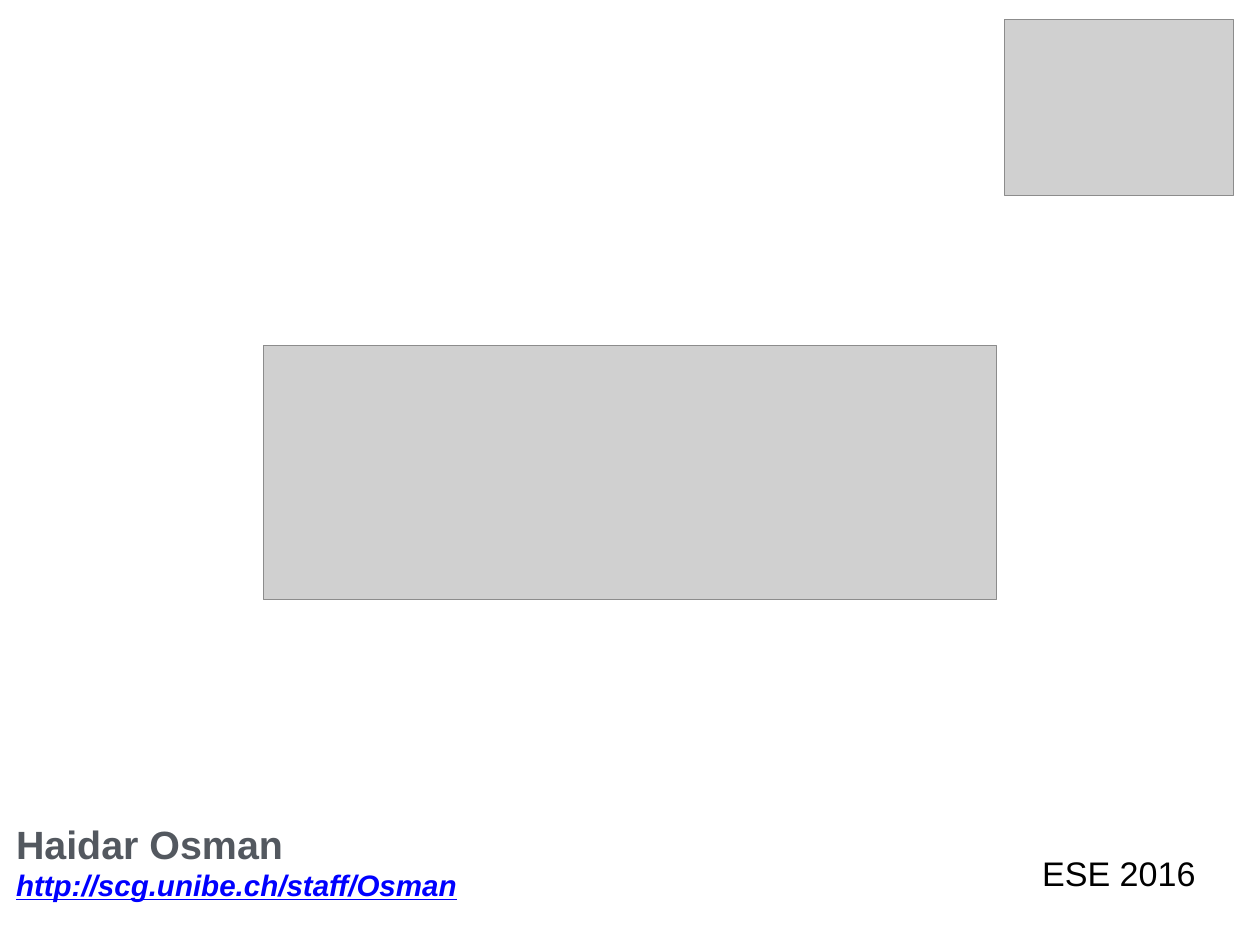
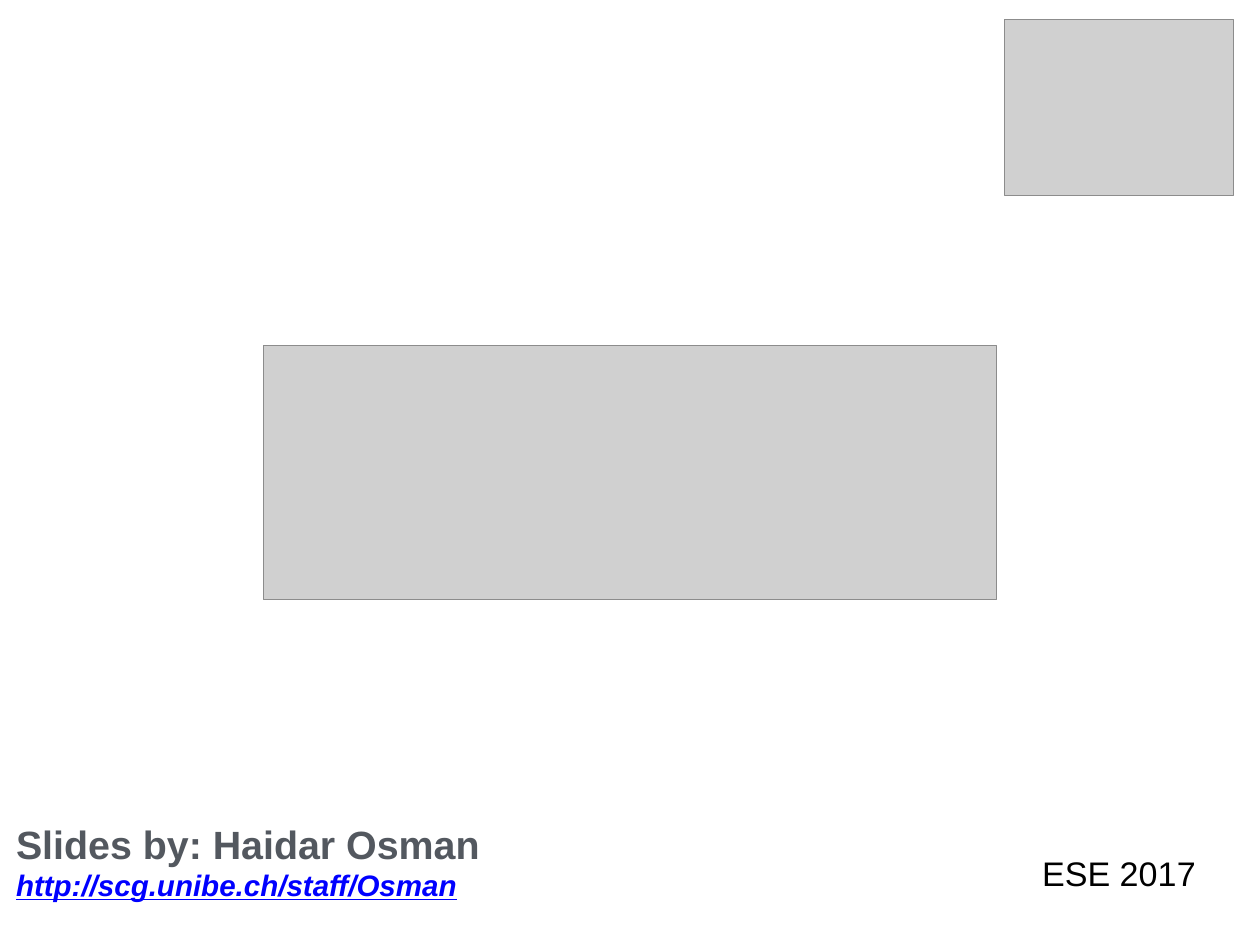
Before and after one commit to scg-unibe-ch/ese2017, a slide deck: slide 1 of slides/2_maven.pptx. Drawn at 1260x945 pixels with LibreOffice and Linux fonts; fonts in the diff are those of the drawing; grey boxes stand for pictures. Boxes give left, top, right and bottom in pixels: in the first picture for what was removed or moved away, otherwise in the second. Text is boxed around its words. In the diff, an @@ line names an element or a change of style, - is before the commit and + after.

```diff
--- a/slides/2_maven.pptx
+++ b/slides/2_maven.pptx
@@ subtitle at [16, 830, 479, 866]: text changed @@
-Haidar Osman
+Slides by: Haidar Osman
@@ text at [1042, 862, 1196, 887]: text changed @@
-ESE 2016
+ESE 2017
```
Also in this commit, not shown: 1 other slide changed.
